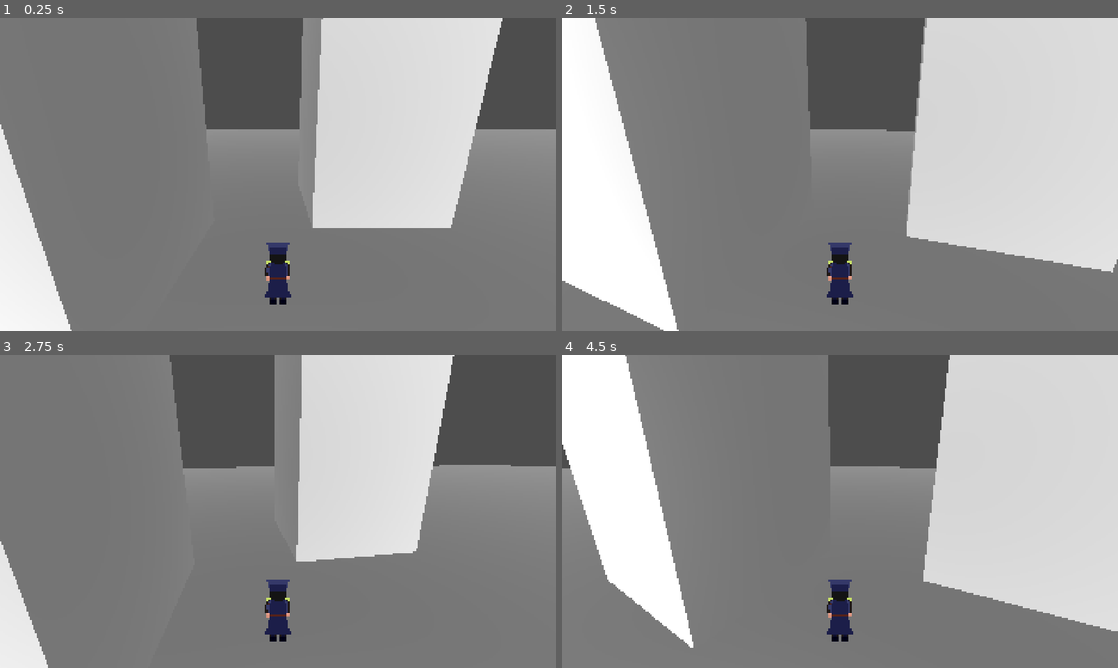
Above: before the commit, frames 1-4 (two rows, left to right).
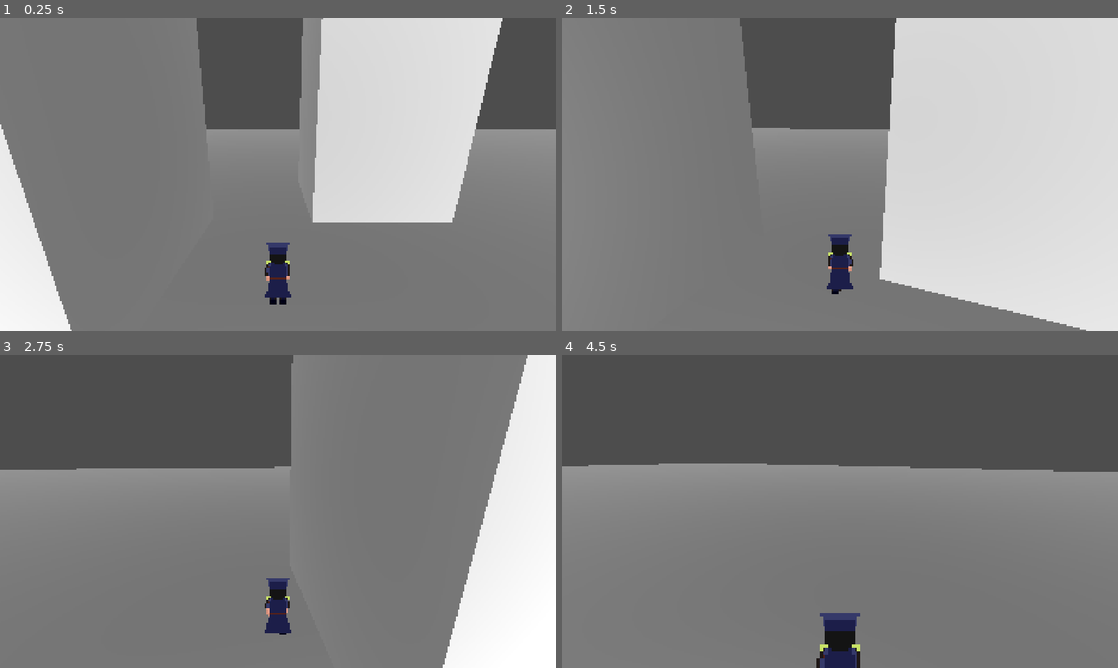
Above: after the commit, the same moments.

Repository: zenrythebard/dinamik_21_gamejam
Game: Godot game, scene res://test_louis.tscn
Same seed, same stepped clock (60 frames per second), same inputs: the game is played once before the commit and once after it.
Inputs (mouse positions are in pixels of both pictures, inside the frame that each line leads up to):
- Up to frame 1 (0.25 s): no input
- Up to frame 2 (1.5 s): tap Enter (ui_accept) at 0.5, 0.77 s; move the mouse to (867, 174) at 0.52 s; hold W (walk_forward) from 0.53 s (still down); click (867, 174) at 0.6 s; move the mouse to (812, 174) at 1.27 s; click (812, 174) at 1.35 s
- Up to frame 3 (2.75 s): keep holding W (walk_forward); tap Enter (ui_accept) at 1.52 s; move the mouse to (289, 505) at 2.02 s; click (289, 505) at 2.1 s
- Up to frame 4 (4.5 s): keep holding W (walk_forward); move the mouse to (834, 517) at 2.77 s; click (834, 517) at 2.85 s; tap Enter (ui_accept) at 3.02, 3.77 s; move the mouse to (878, 514) at 3.52 s; click (878, 514) at 3.6 s; move the mouse to (795, 508) at 4.27 s; click (795, 508) at 4.35 s

The runs differ from the first frame. In frame 1, 0.4% of the frame differs, in the area x 56-82%, y 65-68%; in frame 2, 28%; in frame 3, 49%; in frame 4, 51%, in the area x 0-100%, y 0-100%.
Error before the commit: Invalid type in utility function "move_toward()". Cannot convert argument 3 from Nil to float. (res://test_assets/test_character_body_3d.gd:36)

Commit message:
Update test_louis.tscn

Diff:
--- a/test_louis.tscn
+++ b/test_louis.tscn
@@ -17,7 +17,6 @@
 
 [node name="Player" parent="." unique_id=467720308 instance=ExtResource("1_8xeyj")]
 transform = Transform3D(1, 0, 0, 0, 1, 0, 0, 0, 1, 0, 1.1796747, 0)
-SPEED = null
 
 [node name="DirectionalLight3D" type="DirectionalLight3D" parent="." unique_id=1932295934]
 light_indirect_energy = 5.132
